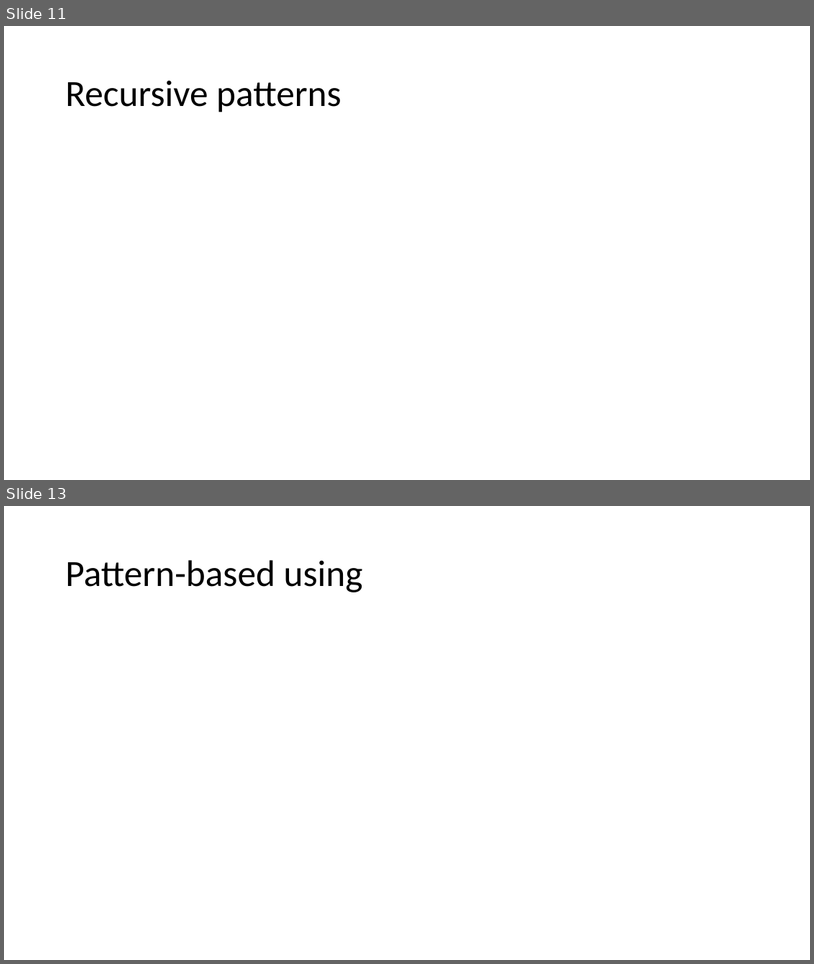
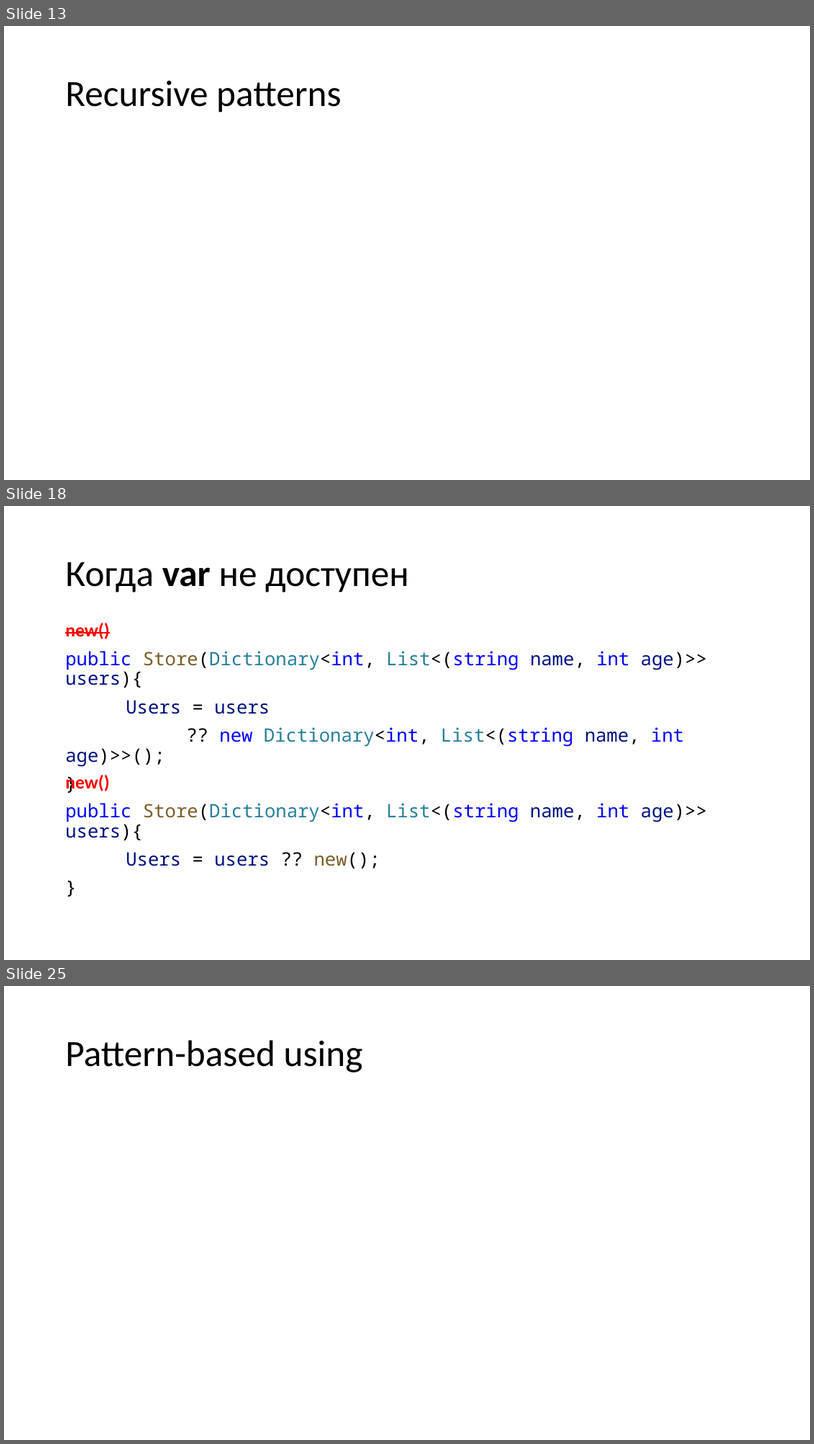
Before and after one commit to kugushev/presentations, a slide deck: Presentation.pptx. Shown one above the other, each under a label of ours: slides 11 and 13 before the commit, slides 13, 18 and 25 after it; the slides between them are not shown. The pictures are 814x964 and 814x1444 pixels, drawn with LibreOffice and Linux fonts; fonts in the diff are those of the drawing. Boxes give left, top, right and bottom in pixels: in the first picture for what was removed or moved away, otherwise in the second. Text is boxed around its words. In the diff, an @@ line names an element or a change of style, - is before the commit and + after.

```diff
--- a/Presentation.pptx
+++ b/Presentation.pptx
@@ slide 18 added at (x1=4, y1=506, x2=810, y2=960), background #FFFFFF @@
@@ title added at (x1=65, y1=562, x2=409, y2=592), 44 pt, text #000000 @@
+Когда var не доступен
@@ text added at (x1=65, y1=623, x2=707, y2=746), 22 pt, text #0000FF @@
+new()
+public Store(Dictionary<int, List<(string name, int age)>> users){
+Users = users
+?? new Dictionary<int, List<(string name, int age)>>();
+}
@@ text added at (x1=65, y1=803, x2=707, y2=868), 22 pt, text #001080 @@
+new()
+public Store(Dictionary<int, List<(string name, int age)>> users){
+Users = users ?? new();
+}
@@ what was slide 11 is now slide 13 @@
@@ what was slide 13 is now slide 25 @@
```
Also in this commit, not shown: 1 slide changed, 11 other slides added, 2 other files.
